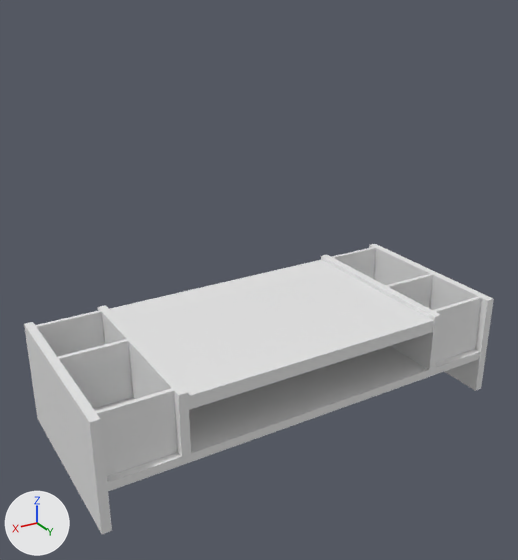
A saved change to the Blender file raw_models/monitor_riser.blend.
One viewpoint serves both versions: a 50 mm lens placed at (3.94, 6.38, 4.85), pointed at (0.31, 0.32, 1.82). The lights are fixed; the arrows at lower left show +X, +Y and +Z.

Script lines for the objects in view, before the commit:
```python
me_cube_001 = bpy.data.meshes.new('Cube.001')
me_cube_001.from_pydata(...)  # a box spanning x -0.05..0.05, y -1.11..1.11, z -0.62..0.62
me_cube_009 = bpy.data.meshes.new('Cube.009')
me_cube_009.from_pydata(...)  # a box spanning x -0.375..0.375, y -0.025..0.025, z -0.35..0.35
me_cube_010 = bpy.data.meshes.new('Cube.010')
me_cube_010.from_pydata(...)  # a box spanning x -0.375..0.375, y -0.025..0.025, z -0.35..0.35
ob_cube = bpy.data.objects.new('Cube', me_cube_001)
ob_cube.location = (-2.45, 0.0, 0.62)
ob_cube_008 = bpy.data.objects.new('Cube.008', me_cube_009)
ob_cube_008.location = (-2.02, 0.99, 0.9)
ob_cube_009 = bpy.data.objects.new('Cube.009', me_cube_010)
ob_cube_009.location = (-2.02, -0.99, 0.9)
# also in view: 'Cube.006' at (2.03, 0.99, 0.9); 'Cube.003' at (-1.6, 0.0, 0.9); 'Cube.010' at (2.03, -0.16, 0.9); 'Cube.007' at (2.03, -0.99, 0.9); 'Cube.004' at (1.6, 0.0, 0.9)
```
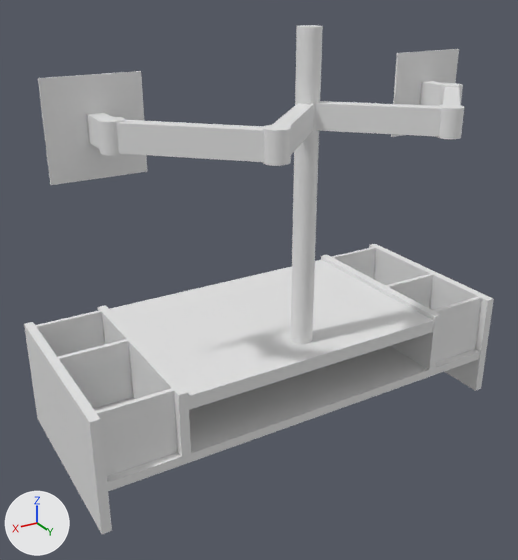
Commit message: added monitor arms

Pixel boxes (x1, y1, x2, y2) of what changed, in the pictures (518 x 560 px):
'Monitor Arm R4', added: after (38, 71, 147, 185)
'Monitor Arm Base', added: after (290, 25, 323, 344)
'Monitor Arm R2', added: after (117, 120, 264, 162)
'Monitor Arm L1', added: after (315, 101, 442, 137)
'Monitor Arm L4', added: after (391, 49, 459, 137)
'Monitor Arm RJ1', added: after (262, 125, 291, 166)
'Monitor Arm R1', added: after (272, 103, 314, 155)
'Monitor Arm LJ1', added: after (436, 104, 464, 139)
'Monitor Arm RJ2', added: after (97, 117, 125, 155)
'Monitor Arm L3', added: after (420, 81, 443, 106)
'Monitor Arm R3', added: after (87, 113, 112, 148)
'Monitor Arm L2', added: after (443, 87, 460, 105)
'Monitor Arm LJ2', added: after (439, 83, 463, 105)

Diff of the bpy script that builds the scene:
```diff
--- a/raw_models/monitor_riser.blend.py
+++ b/raw_models/monitor_riser.blend.py
@@ ob_monitor_arm_lj2 @@
+ob_monitor_arm_lj2 = bpy.data.objects.new('Monitor Arm LJ2', me_cylinder_004)  # a 32-sided cylinder along z spanning x -0.112..0.112, y -0.112..0.112, z -0.138..0.138
+ob_monitor_arm_lj2.location = (-1.92, 0.64, 3.6)
@@ ob_monitor_arm_lj1 @@
+ob_monitor_arm_lj1 = bpy.data.objects.new('Monitor Arm LJ1', me_cylinder_004.copy())
+ob_monitor_arm_lj1.location = (-0.93, 1.63, 3.6)
@@ ob_monitor_arm_l4 @@
+ob_monitor_arm_l4 = bpy.data.objects.new('Monitor Arm L4', me_cube_020)  # a box spanning x -0.01..0.01, y -0.45..0.45, z -0.45..0.45
+ob_monitor_arm_l4.location = (-1.92, 0.24, 3.6)
+ob_monitor_arm_l4.rotation_euler = (0.0, 0.0, -1.571)  # degrees (0, 0, -90)
@@ ob_monitor_arm_l3 @@
+ob_monitor_arm_l3 = bpy.data.objects.new('Monitor Arm L3', me_cube_019)  # a box spanning x -0.2..0.2, y -0.075..0.075, z -0.125..0.125
+ob_monitor_arm_l3.location = (-1.92, 0.44, 3.6)
+ob_monitor_arm_l3.rotation_euler = (0.0, 0.0, -1.571)  # degrees (0, 0, -90)
@@ ob_monitor_arm_l2 @@
+ob_monitor_arm_l2 = bpy.data.objects.new('Monitor Arm L2', me_cube_018)  # a box spanning x -0.7..0.7, y -0.075..0.075, z -0.125..0.125
+ob_monitor_arm_l2.location = (-1.43, 1.14, 3.6)
+ob_monitor_arm_l2.rotation_euler = (0.0, 0.0, 0.785)  # degrees (0, 0, 45)
@@ ob_monitor_arm_l1 @@
+ob_monitor_arm_l1 = bpy.data.objects.new('Monitor Arm L1', me_cube_017)  # a box spanning x -0.659..0.659, y -0.075..0.075, z -0.125..0.125
+ob_monitor_arm_l1.location = (-0.47, 1.17, 3.6)
+ob_monitor_arm_l1.rotation_euler = (0.0, 0.0, -0.785)  # degrees (0, 0, -45)
@@ ob_monitor_arm_rj2 @@
+ob_monitor_arm_rj2 = bpy.data.objects.new('Monitor Arm RJ2', me_cylinder_004.copy())
+ob_monitor_arm_rj2.location = (1.92, 0.64, 3.6)
@@ ob_monitor_arm_rj1 @@
+ob_monitor_arm_rj1 = bpy.data.objects.new('Monitor Arm RJ1', me_cylinder_004.copy())
+ob_monitor_arm_rj1.location = (0.93, 1.63, 3.6)
@@ ob_monitor_arm_r4 @@
+ob_monitor_arm_r4 = bpy.data.objects.new('Monitor Arm R4', me_cube_020.copy())
+ob_monitor_arm_r4.location = (1.92, 0.24, 3.6)
+ob_monitor_arm_r4.rotation_euler = (0.0, 0.0, 1.571)  # degrees (0, 0, 90)
@@ ob_monitor_arm_r3 @@
+ob_monitor_arm_r3 = bpy.data.objects.new('Monitor Arm R3', me_cube_019.copy())
+ob_monitor_arm_r3.location = (1.92, 0.44, 3.6)
+ob_monitor_arm_r3.rotation_euler = (0.0, 0.0, 1.571)  # degrees (0, 0, 90)
@@ ob_monitor_arm_r2 @@
+ob_monitor_arm_r2 = bpy.data.objects.new('Monitor Arm R2', me_cube_018.copy())
+ob_monitor_arm_r2.location = (1.43, 1.14, 3.6)
+ob_monitor_arm_r2.rotation_euler = (0.0, 0.0, -0.785)  # degrees (0, 0, -45)
@@ ob_monitor_arm_r1 @@
+ob_monitor_arm_r1 = bpy.data.objects.new('Monitor Arm R1', me_cube_017.copy())
+ob_monitor_arm_r1.location = (0.47, 1.17, 3.6)
+ob_monitor_arm_r1.rotation_euler = (0.0, 0.0, 0.785)  # degrees (0, 0, 45)
@@ ob_monitor_arm_base @@
+ob_monitor_arm_base = bpy.data.objects.new('Monitor Arm Base', me_cylinder)  # 64 vertices, 34 faces; spans x -0.12..0.12, y -0.12..0.12, z -1.6..1.6
+ob_monitor_arm_base.location = (0.0, 0.7, 2.8)
```
